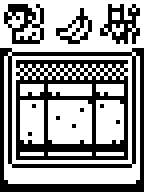
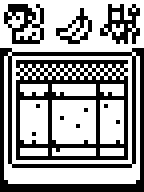
Layers edited between the first and the second 144x192 image:
painted on "Layer 5" over (x1=20, y1=84, x2=124, y2=156)
